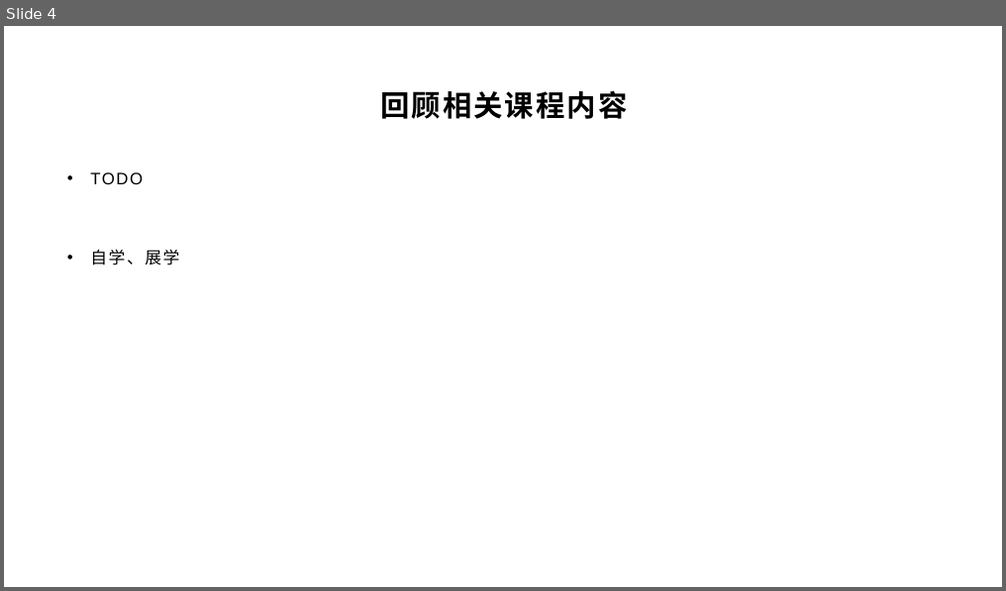
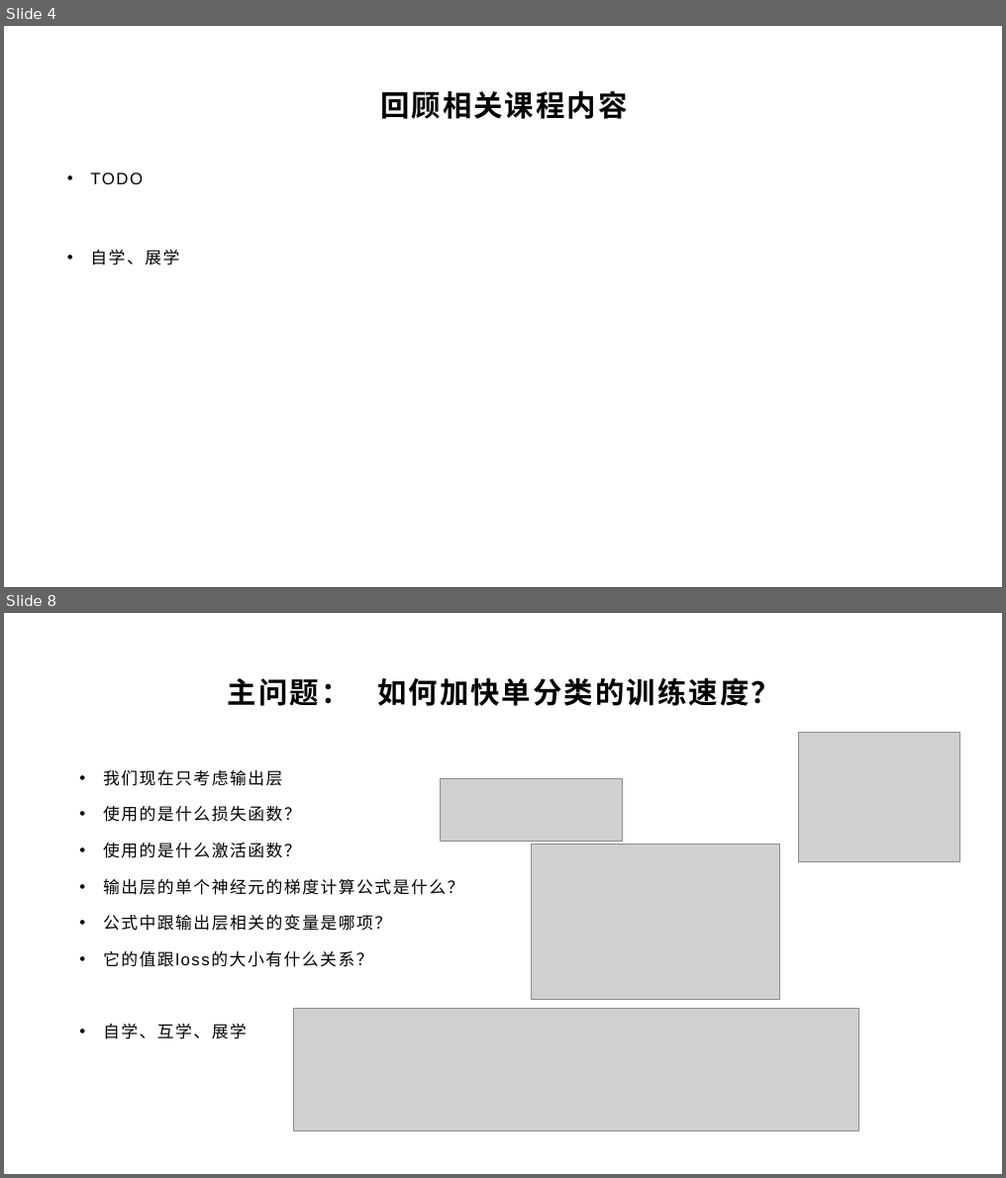
Before and after one commit to yyc-git/DeepLearningEdu, a slide deck: lessons/6_softmax/ppt/使用交叉熵损失函数和Softmax激活函数.pptx. Shown one above the other, each under a label of ours: slide 4 before the commit, slides 4 and 8 after it; the slides between them are not shown. The pictures are 1006x591 and 1006x1178 pixels, drawn with LibreOffice and Linux fonts; fonts in the diff are those of the drawing; grey boxes stand for pictures; background and template pictures are left out. Boxes give left, top, right and bottom in pixels: in the first picture for what was removed or moved away, otherwise in the second. Text is boxed around its words. In the diff, an @@ line names an element or a change of style, - is before the commit and + after.

```diff
--- a/lessons/6_softmax/ppt/使用交叉熵损失函数和Softmax激活函数.pptx
+++ b/lessons/6_softmax/ppt/使用交叉熵损失函数和Softmax激活函数.pptx
@@ slide 8 added at (4, 613, 1002, 1174), background picture (left out) @@
@@ title added at (228, 678, 780, 706), 28 pt, text #000000, bold @@
+主问题： 如何加快单分类的训练速度？
@@ picture added at (799, 733, 960, 862) @@
@@ text added at (103, 770, 463, 1040), 16 pt, text #000000 @@
+• 我们现在只考虑输出层
+• 使用的是什么损失函数？
+• 使用的是什么激活函数？
+• 输出层的单个神经元的梯度计算公式是什么？
+• 公式中跟输出层相关的变量是哪项？
+• 它的值跟loss的大小有什么关系？
+• 自学、互学、展学
@@ picture added at (440, 778, 622, 842) @@
@@ picture added at (531, 845, 780, 1000) @@
@@ picture added at (294, 1009, 858, 1132) @@
```
Also in this commit, not shown: 12 slides changed, 8 other slides added, 11 slides removed, 1 other file.
